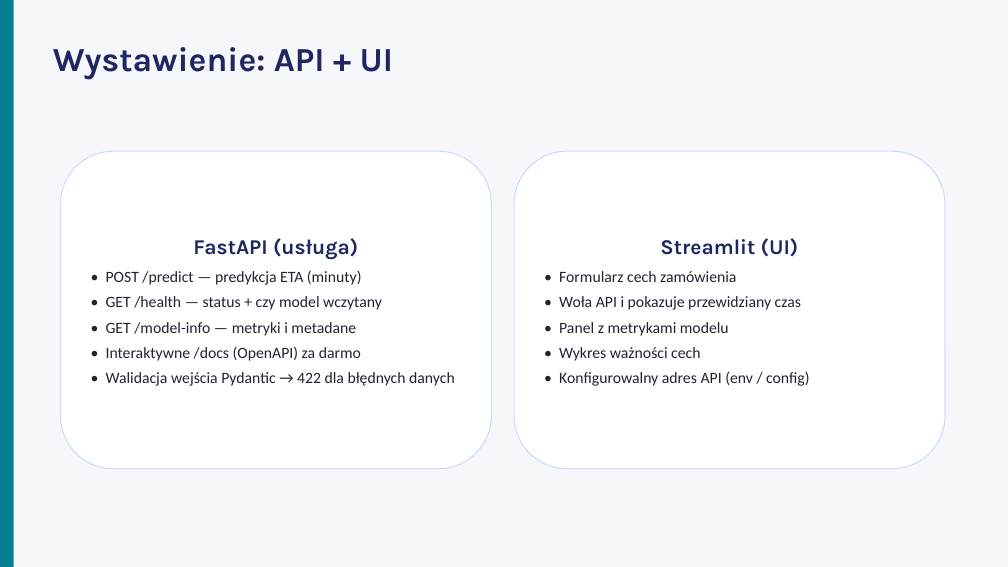
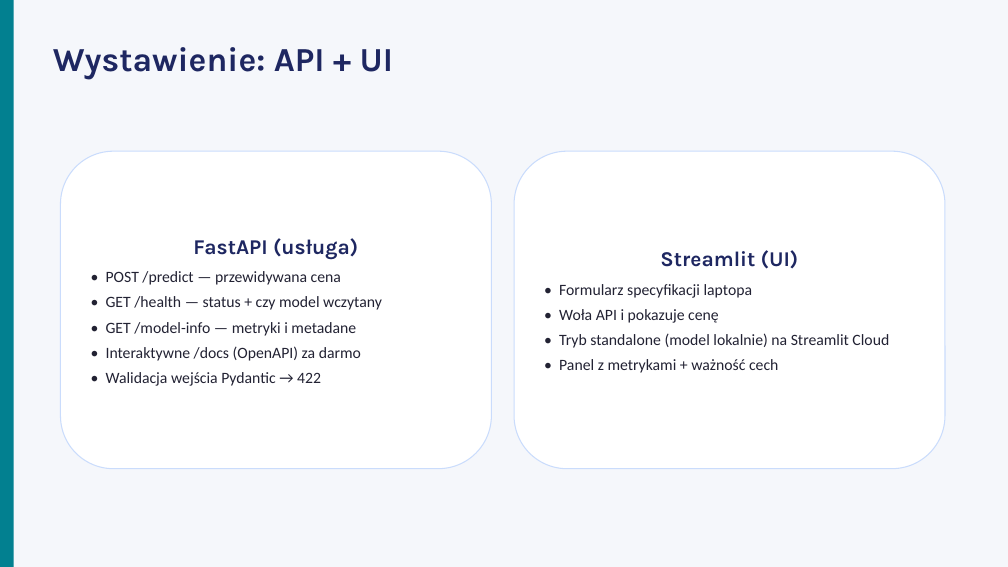
Before and after one commit to nimzoi/SUML-project, a slide deck: slide 7 of slides.pptx. Drawn at 1008x567 pixels with LibreOffice and Linux fonts; fonts in the diff are those of the drawing. Boxes give left, top, right and bottom in pixels: in the first picture for what was removed or moved away, otherwise in the second. Text is boxed around its words. In the diff, an @@ line names an element or a change of style, - is before the commit and + after.

Commit message:
pivot docs + slides to laptop topic

```diff
--- a/slides.pptx
+++ b/slides.pptx
@@ text in rounded rectangle at [106,271,341,285]: text changed @@
-• POST /predict — predykcja ETA (minuty)
+• POST /predict — przewidywana cena
@@ text in rounded rectangle at [559,284,889,373]: text changed @@
-• Formularz cech zamówienia
-• Woła API i pokazuje przewidziany czas
-• Panel z metrykami modelu
-• Wykres ważności cech
-• Konfigurowalny adres API (env / config)
+• Formularz specyfikacji laptopa
+• Woła API i pokazuje cenę
+• Tryb standalone (model lokalnie) na Streamlit Cloud
+• Panel z metrykami + ważność cech
@@ text in rounded rectangle at [106,372,321,386]: text changed @@
-• Walidacja wejścia Pydantic → 422 dla błędnych danych
+• Walidacja wejścia Pydantic → 422
```
Also in this commit, not shown: 7 other slides changed, 2 slides added, 2 slides removed, 8 other files.
